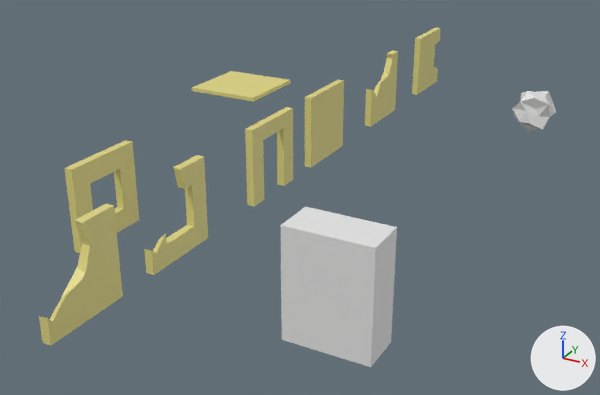
What one commit did to the Blender file Blender/BuildingParts.blend.
One viewpoint serves both versions: a camera (50 mm lens) standing at (10.31, -17.0, 8.52) and looking at (0.41, 0.99, -0.47). Arrows for +X, +Y and +Z are at lower right; the lights stay in place.

The first picture shows 'BrokenWall1', 'BrokenWall2', 'BrokenWall4', 'BrokenWindow1', 'Ceiling', 'Door', 'Wall', 'Window', '_Cube', '_Icosphere'.
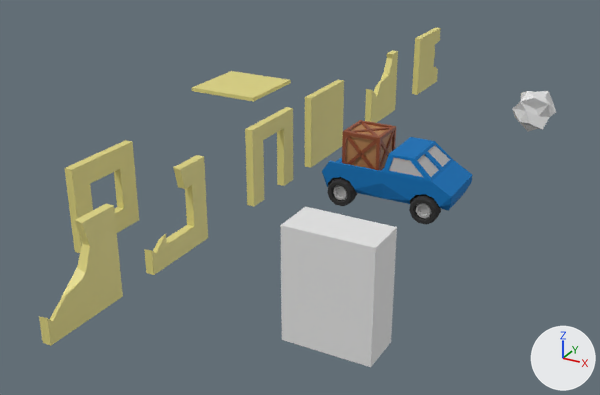
Changed parts and their boxes [x1, y1, x2, y2] in the pictures (600 x 395 px):
'CarPickUp', added (blue)
    after: [322, 137, 472, 210]
'Crate', added (brown)
    after: [342, 120, 396, 171]
    faces in mat_material_004 (brown #b17f51): [346, 124, 392, 169]
    faces in mat_material_001 (brown #8f4a2c): [342, 120, 396, 171]
'Wheel.002', added
    after: [409, 194, 441, 225]
    faces in mat_material_005 (black #2e2e2e): [409, 194, 441, 225]
    faces in mat_material_006 (grey #bebebe): [415, 203, 431, 218]
'Wheel', added
    after: [327, 177, 357, 206]
    faces in mat_material_005 (black #2e2e2e): [327, 177, 357, 206]
    faces in mat_material_006 (grey #bebebe): [333, 185, 347, 200]
'Cube.003', added
    after: [346, 135, 377, 170]
'Cube.005', added
    after: [351, 122, 390, 136]
'Cube.001', added
    after: [380, 131, 394, 170]

Diff of the bpy script that builds the scene:
```diff
--- a/Blender/BuildingParts.blend.py
+++ b/Blender/BuildingParts.blend.py
@@ ob_carpickup @@
+ob_carpickup = bpy.data.objects.new('CarPickUp', me_cube_002)  # 155 vertices, 121 faces; spans x -1.64..1.74, y -0.79..0.8, z -0.27..0.91; in mat_material_007 (blue #0071b8), mat_material_006 (grey #bebebe), mat_material_005 (black #2e2e2e); modifiers TRIANGULATE
+ob_carpickup.location = (3.1, 1.0, 0.6)
@@ ob_wheel_002 @@
+ob_wheel_002 = bpy.data.objects.new('Wheel.002', me_cylinder)  # 110 vertices, 101 faces; spans x -0.292..0.292, y -0.283..0.295, z -0.197..0.197; in mat_material_005 (black #2e2e2e), mat_material_006 (grey #bebebe)
+ob_wheel_002.parent = ob_carpickup
+ob_wheel_002.location = (4.2, 0.3, 0.3)
+ob_wheel_002.rotation_euler = (1.571, 0.0, 3.142)  # degrees (90, 0, 180)
+ob_wheel_002.scale = (1.2, 1.2, 1.0)
@@ ob_wheel @@
+ob_wheel = bpy.data.objects.new('Wheel', me_cylinder)  # 110 vertices, 101 faces; spans x -0.292..0.292, y -0.283..0.295, z -0.197..0.197; in mat_material_005 (black #2e2e2e), mat_material_006 (grey #bebebe)
+ob_wheel.parent = ob_carpickup
+ob_wheel.location = (2.0, 0.3, 0.3)
+ob_wheel.rotation_euler = (1.571, 0.0, 3.142)  # degrees (90, 0, 180)
+ob_wheel.scale = (1.2, 1.2, 1.0)
@@ ob_crate @@
+ob_crate = bpy.data.objects.new('Crate', me_cube)  # 56 vertices, 54 faces; spans x -0.5..0.5, y -0.5..0.5, z 0.0..1.0; in mat_material_001 (brown #904a2c), mat_material_004 (brown #b17f51)
+ob_crate.location = (2.37, 1.0, 0.8)
@@ ob_cube_001 @@
+ob_cube_001 = bpy.data.objects.new('Cube.001', me_cube_001)  # 16 vertices, 12 faces; spans x -1.0..1.0, y -1.0..1.0, z -13.7..13.7; in mat_material_001 (brown #904a2c)
+ob_cube_001.parent = ob_crate
+ob_cube_001.location = (0.465, 0.00164, 0.5)
+ob_cube_001.rotation_euler = (0.752, 0.0, 0.0)  # degrees (43, 0, 0)
+ob_cube_001.scale = (0.0179, 0.583, 0.0426)
@@ ob_cube_003 @@
+ob_cube_003 = bpy.data.objects.new('Cube.003', me_cube_005)  # 16 vertices, 12 faces; spans x -1.0..1.0, y -1.0..1.0, z -13.7..13.7; in mat_material_001 (brown #904a2c)
+ob_cube_003.parent = ob_crate
+ob_cube_003.location = (-0.00237, -0.471, 0.495)
+ob_cube_003.rotation_euler = (3.937, 0.0097, -1.565)  # degrees (226, 0.6, -90)
+ob_cube_003.scale = (0.0179, 0.583, 0.0426)
@@ ob_cube_005 @@
+ob_cube_005 = bpy.data.objects.new('Cube.005', me_cube_001.copy())
+ob_cube_005.parent = ob_crate
+ob_cube_005.location = (0.00733, 0.00405, 0.964)
+ob_cube_005.rotation_euler = (11.12, 1.578, 10.32)  # degrees (277, 90, 231)
+ob_cube_005.scale = (0.0179, 0.583, 0.0426)
```
